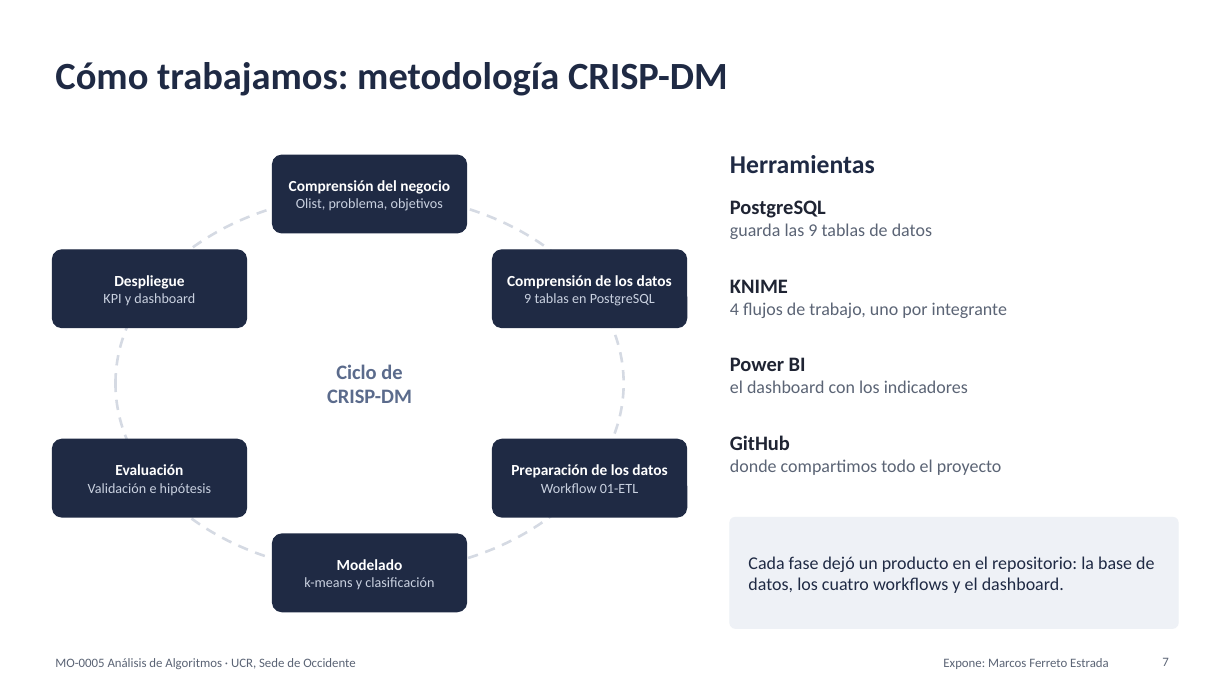
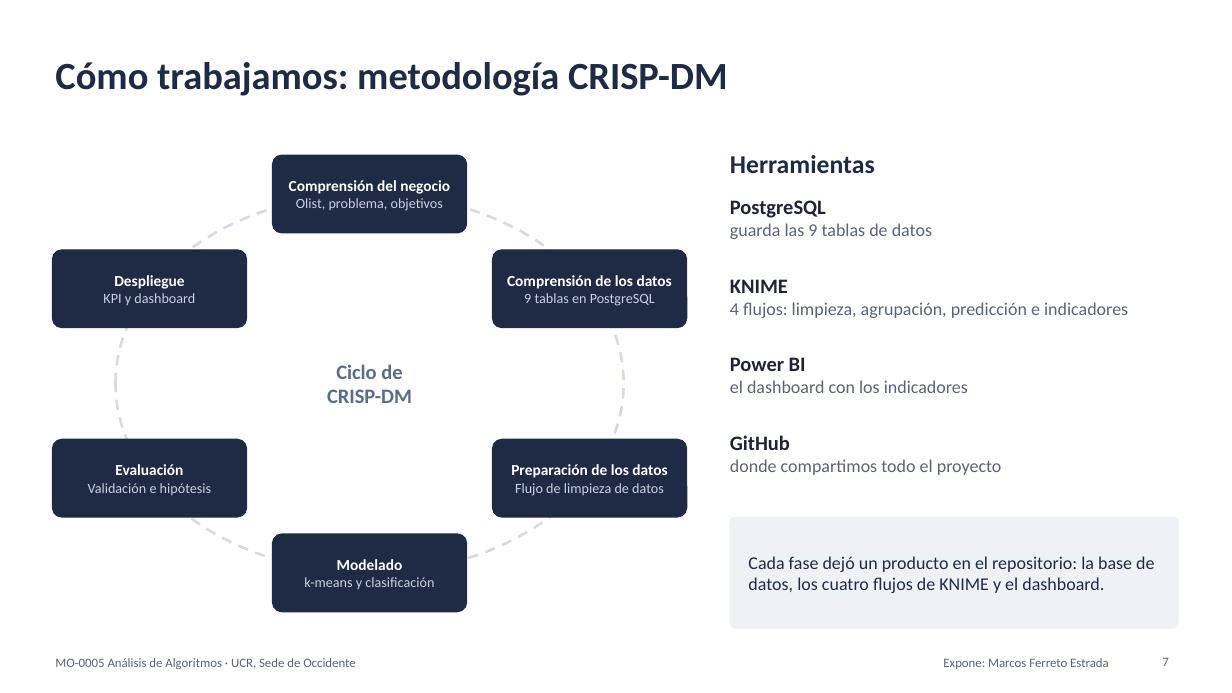
Before and after one commit to FerretoDev/mo0005-ecommerce-ml, a slide deck: slide 7 of presentacion/presentacion.pptx. Drawn at 1232x693 pixels with LibreOffice and Linux fonts; fonts in the diff are those of the drawing. Boxes give left, top, right and bottom in pixels: in the first picture for what was removed or moved away, otherwise in the second. Text is boxed around its words. In the diff, an @@ line names an element or a change of style, - is before the commit and + after.

```diff
--- a/presentacion/presentacion.pptx
+++ b/presentacion/presentacion.pptx
@@ text at [730, 302, 1128, 318]: text changed @@
-4 flujos de trabajo, uno por integrante
+4 flujos: limpieza, agrupación, predicción e indicadores
@@ text at [515, 483, 664, 496]: text changed @@
-Workflow 01-ETL
+Flujo de limpieza de datos
@@ text at [748, 556, 1154, 593]: text changed @@
-Cada fase dejó un producto en el repositorio: la base de datos, los cuatro workflows y el dashboard.
+Cada fase dejó un producto en el repositorio: la base de datos, los cuatro flujos de KNIME y el dashboard.
```
Also in this commit, not shown: 2 other slides changed, 3 other files.
